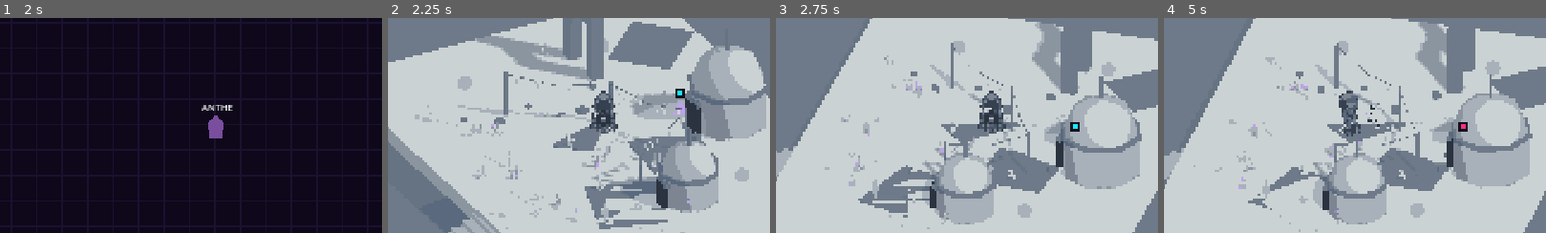
Above: before the commit, frames 1-4 (left to right).
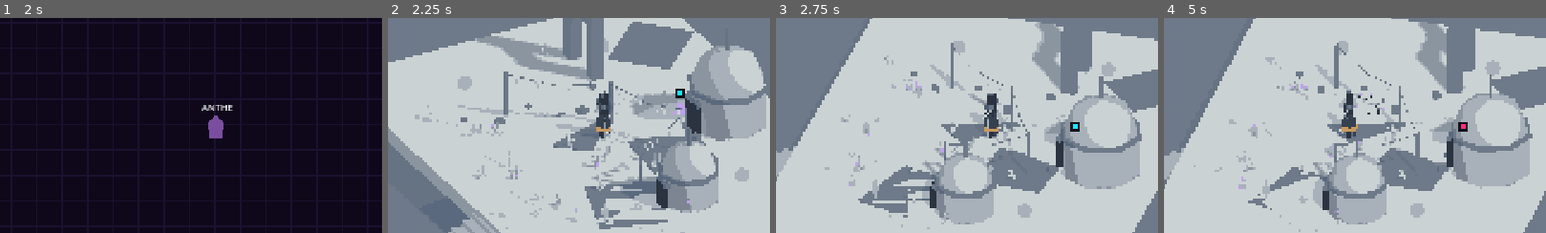
Above: after the commit, the same moments.

Repository: gambarini/summoned
Game: Godot game, scene res://scenes/base.tscn
Two runs of this game, one before a commit and one after it. Both use one fixed random seed, a clock stepped at 60 frames per second and the inputs below.
Inputs (mouse positions are % of the whole screen's width and height, from its top left):
- Up to frame 1 (2 s): tap Enter at 0.5 s; move the mouse to (72, 45) at 0.52 s; press the mouse at (72, 45) at 0.53 s; hold D (move_right) 0.53-1.28 s; tap Space at 1.25 s; move the mouse to (30, 55) at 1.27 s; release the mouse at (30, 55) at 1.28 s; hold S (move_down) from 1.28 s (still down); tap F (extract) at 1.35 s
- Up to frame 2 (2.25 s): tap Enter at 2 s; move the mouse to (60, 28) at 2.02 s; release S (move_down) at 2.03 s; hold D (move_right) from 2.03 s (still down); hold E (interact) from 2.03 s (still down)
- Up to frame 3 (2.75 s): keep holding D (move_right); keep holding E (interact)
- Up to frame 4 (5 s): move the mouse to (45, 70) at 2.77 s; release D (move_right) at 2.78 s; release E (interact) at 2.78 s; hold W (move_up) 2.78-3.53 s; tap R (resonance) at 2.85 s; tap Space at 3.5 s; move the mouse to (80, 65) at 3.52 s; hold A (move_left) from 3.53 s (still down); tap Tab at 3.6 s; tap Enter at 4.25 s; move the mouse to (20, 35) at 4.27 s; tap Q at 4.35 s
The pictures show only the part of the screen within x 22-72%, y 22-72%; the shares and areas given below are measured in that part.

Frame 1 is identical in both runs. In frame 2, 0.9% of the frame differs, in the area x 44-61%, y 33-58%; in frame 3, 0.9%; in frame 4, 1.1%, in the area x 42-58%, y 33-56%.

Commit message:
Warrior mesh M1-M2: low-poly cel-shaded mesh replaces the billboard
Implements the redesign locked in WARRIOR_3D_REDESIGN_STUDY.md. The
player warrior is now a procedural low-poly mesh (WarriorMesh), cel-shaded
and palette-snapped like the world, rotating correctly under the orbiting
camera — no more camera-facing billboard.

M1: WarriorMesh (class_name) builds the armored-knight body from primitives
given the rig for materials — helm/cowl + glowing eyes, pauldrons,
breastplate with a dark Hollow socket, tattered cape, surcoat + burning
hem, neutral-steel sword (kept off the c0a0f0/c4547a signal hues). Verified
it reads from all four world facings (scenes/warrior_mesh_test).

M2: warrior_sync.gd swaps the Sprite3D billboard for WarriorMesh. Facing is
now the world-absolute movement heading (atan2), and the camera-relative
_facing driving the Hollow visibility gate is re-derived every frame — so
orbiting the camera while idle correctly hides the front-of-chest wound
(advisor catch). Retired the 8-dir texture swap + hem shader overlay (the
mesh has a geometry hem); kept the dynamic Hollow/notation/ground-pulse
nodes, re-anchored to the mesh chest socket. The 2D body stays the
Option-B source of truth. Verified in the live main.tscn: facing
toward/away correct, idle-orbit gate correct (scenes/warrior_integ_test).

Known follow-up (M4): the ember reads pink (snaps to the dissonant signal
hue) until a warm palette slot is reserved.

Co-Authored-By: Claude Opus 4.8 <noreply@anthropic.com>

Diff:
--- /dev/null
+++ b/scenes/warrior_integ_test.tscn
@@ -0,0 +1,6 @@
+[gd_scene load_steps=2 format=3 uid="uid://c8wintegtest3dstudy"]
+
+[ext_resource type="Script" path="res://scripts/warrior_integ_test.gd" id="1_winteg"]
+
+[node name="WarriorIntegTest" type="Node"]
+script = ExtResource("1_winteg")
--- /dev/null
+++ b/scenes/warrior_mesh_test.tscn
@@ -0,0 +1,6 @@
+[gd_scene load_steps=2 format=3 uid="uid://c8wmeshtest3dstudy"]
+
+[ext_resource type="Script" path="res://scripts/warrior_mesh_test.gd" id="1_wmesh"]
+
+[node name="WarriorMeshTest" type="Node"]
+script = ExtResource("1_wmesh")
--- /dev/null
+++ b/scripts/warrior_integ_test.gd
@@ -0,0 +1,66 @@
+extends Node
+
+## THROWAWAY M2 verification: instances the REAL main.tscn and drives the warrior to
+## check the mesh integration — facing follows world movement (no moonwalk) and the
+## camera-relative Hollow gate updates while idle under camera orbit (advisor #1/#4).
+## Windowed (headless can't render 3D). Captures root window to docs/gen/.
+
+func _ready() -> void:
+	var ring := 1
+	for a in OS.get_cmdline_user_args():
+		if a.begins_with("--ring="):
+			ring = int(a.split("=")[1])
+	GameState.current_ring = ring
+
+	var main: Node = load("res://scenes/main.tscn").instantiate()
+	add_child(main)
+
+	# Freeze enemies so a combat death can't change_scene_to_file and free us.
+	await get_tree().create_timer(0.2).timeout
+	for e in get_tree().get_nodes_in_group("enemies"):
+		e.set_physics_process(false)
+		e.set_process(false)
+
+	var sync = main._warrior_sync
+	var rig = main._rig
+
+	for _n in range(150):  # cold shader compile headroom
+		await get_tree().process_frame
+
+	# 1) Drive TOWARD camera (screen-down): faces camera, Hollow visible.
+	sync.raw_input_override = Vector2(0.0, 1.0)
+	await _settle(40)
+	print("toward: facing=", sync.get_facing(), " hollow=", sync.hollow_shown())
+	_capture("res://docs/gen/warrior_integ_toward.png")
+
+	# 2) Drive AWAY from camera (screen-up): faces away (cape), Hollow hidden.
+	sync.raw_input_override = Vector2(0.0, -1.0)
+	await _settle(40)
+	print("away: facing=", sync.get_facing(), " hollow=", sync.hollow_shown())
+	_capture("res://docs/gen/warrior_integ_away.png")
+
+	# 3) Idle facing toward camera, then ORBIT 180: the gate must re-derive and hide
+	#    the wound even though the warrior never moved (advisor #1).
+	sync.raw_input_override = Vector2(0.0, 1.0)
+	await _settle(30)
+	sync.raw_input_override = Vector2.ZERO  # stop; hold facing
+	await _settle(10)
+	var before: bool = sync.hollow_shown()
+	rig.orbit(180.0)
+	await _settle(20)
+	print("idle-orbit gate: before=", before, " after=", sync.hollow_shown())
+	_capture("res://docs/gen/warrior_integ_orbit.png")
+
+	get_tree().quit()
+
+
+func _settle(frames: int) -> void:
+	for _n in range(frames):
+		await get_tree().process_frame
+	await RenderingServer.frame_post_draw
+
+
+func _capture(path: String) -> void:
+	var img := get_viewport().get_texture().get_image()
+	img.save_png(ProjectSettings.globalize_path(path))
+	print("captured ", path)
--- /dev/null
+++ b/scripts/warrior_mesh.gd
@@ -0,0 +1,128 @@
+extends Node3D
+class_name WarriorMesh
+
+## The Summoned Warrior as a low-poly, cel-shaded 3D mesh — the redesign locked in
+## `docs/WARRIOR_3D_REDESIGN_STUDY.md` (armored knight read as a burning song-being).
+## Procedurally built from primitives (the codebase convention; see ring*_world.gd),
+## cel-shaded via `IsoRig.solid_material()` + the palette snap, so it reads as the same
+## hand-pixelled style as the world and rotates correctly with the camera.
+##
+## Scope: this builds the **body** only — armour, tattered cape, surcoat + burning hem,
+## helm/cowl + glowing eyes, sword, and a dark chest socket for the Hollow. The dynamic
+## glowing accents (the stress-gated Hollow ember/pull, notation drift, ground pulses)
+## stay owned by `WarriorSync`, which floats them at the chest socket / warrior position.
+##
+## Front faces local +Z; feet at local y=0. The caller positions + rotates the root
+## (face the movement/aim direction in world — true 3D, not camera-facing).
+
+# Chest socket centre + hem level (local units) — exposed so WarriorSync can anchor the
+# dynamic Hollow and (later) per-ring hem tint to the same spots the body reserves.
+const CHEST_Y := 2.00
+const CHEST_Z := 0.22       # socket front face, local +Z
+const HEM_Y := 0.71
+const TOTAL_HEIGHT := 2.94   # helm crest top; ~matches the billboard's pixel_size scale
+
+# --- Palette (snaps to the active ring palette in the post pass) -------------
+const ARMOR_DARK := Color("241a33")   # deep indigo plate -> dark blue-grey
+const ARMOR_MID  := Color("4a4560")   # lit plate / pauldrons -> mid
+const SURCOAT    := Color("2e2440")   # cloak / surcoat
+const VOID_COL   := Color("0d0a1e")   # the chest socket -> darkest
+const EMBER_COL  := Color("c89a5e")   # warm hem (palette-present warm; reserved slot in M4)
+const EYE_COL    := Color("cbd2d3")   # pale glowing eyes
+# Blade: a MID steel grey, deliberately away from the light end — a pale blade snaps to
+# the harmonic signal hue c0a0f0 (blockout finding §8.4); the warrior must stay neutral.
+const BLADE_COL  := Color("6e7480")
+
+var _rig: IsoRig
+
+
+## Build the body under this node, using `rig` for cel materials. Idempotent-ish:
+## call once after adding to the tree (or before — geometry needs no _ready).
+func build(rig: IsoRig) -> void:
+	_rig = rig
+	var armor := rig.solid_material(ARMOR_DARK)
+	var lit := rig.solid_material(ARMOR_MID)
+	var coat := rig.solid_material(SURCOAT)
+	var blade := rig.solid_material(BLADE_COL)
+	var hem := _unshaded(EMBER_COL)
+
+	# Tattered cape behind the body — a primary read when walking away from camera,
+	# so it's a full cloak panel plus two ragged side tatters, all flared back.
+	_box(Vector3(0.56, 1.74, 0.05), Vector3(0.0, 1.04, -0.22), coat, 0.0, 8.0)    # main cloak
+	_box(Vector3(0.16, 1.34, 0.04), Vector3(-0.31, 0.95, -0.20), coat, 7.0, 9.0)  # left tatter
+	_box(Vector3(0.14, 1.50, 0.04), Vector3(0.31, 1.02, -0.21), coat, -6.0, 7.0)  # right tatter
+	# Legs
+	_box(Vector3(0.20, 0.95, 0.24), Vector3(-0.16, 0.47, 0.04), armor)
+	_box(Vector3(0.20, 0.95, 0.24), Vector3(0.16, 0.47, 0.04), armor)
+	# Surcoat skirt (faceted cone) + burning hem band at its base
+	_cyl(0.26, 0.50, 1.05, Vector3(0.0, 1.18, 0.0), coat)
+	_cyl(0.46, 0.54, 0.22, Vector3(0.0, HEM_Y, 0.0), hem)
+	# Torso / breastplate + chest plate + dark Hollow socket
+	_box(Vector3(0.60, 0.74, 0.40), Vector3(0.0, 1.98, 0.0), armor)
+	_box(Vector3(0.34, 0.48, 0.10), Vector3(0.0, 2.04, 0.20), lit)
+	_disc_z(0.30, Vector3(0.0, CHEST_Y, CHEST_Z), _unshaded(VOID_COL))  # the socket
+	# Pauldrons (angled, prominent)
+	_box(Vector3(0.34, 0.30, 0.42), Vector3(-0.44, 2.22, 0.0), lit, -18.0)
+	_box(Vector3(0.34, 0.30, 0.42), Vector3(0.44, 2.22, 0.0), lit, 18.0)
+	# Neck + helm/cowl with crest, brow, dark face recess + glowing eyes
+	_box(Vector3(0.18, 0.14, 0.18), Vector3(0.0, 2.42, 0.0), armor)
+	_box(Vector3(0.40, 0.46, 0.40), Vector3(0.0, 2.70, 0.0), armor)
+	_box(Vector3(0.10, 0.16, 0.30), Vector3(0.0, 2.96, -0.02), lit)   # crest fin
+	_box(Vector3(0.42, 0.07, 0.06), Vector3(0.0, 2.88, 0.18), lit)    # brow ridge
+	_box(Vector3(0.28, 0.30, 0.06), Vector3(0.0, 2.70, 0.20), _unshaded(VOID_COL))  # face recess
+	_box(Vector3(0.09, 0.10, 0.04), Vector3(-0.08, 2.72, 0.23), _unshaded(EYE_COL))
+	_box(Vector3(0.09, 0.10, 0.04), Vector3(0.08, 2.72, 0.23), _unshaded(EYE_COL))
+	# Sword: lowered, resting point-down at the right side
+	_box(Vector3(0.10, 1.30, 0.05), Vector3(0.40, 0.78, 0.12), blade)  # blade, tip near feet
+	_box(Vector3(0.32, 0.08, 0.10), Vector3(0.40, 1.50, 0.12), lit)    # crossguard
+	_box(Vector3(0.07, 0.13, 0.07), Vector3(0.40, 1.60, 0.12), armor)  # grip/pommel
+	_box(Vector3(0.16, 0.22, 0.18), Vector3(0.38, 1.44, 0.12), armor)  # gauntlet/hand
+
+
+# --- Primitive builders ------------------------------------------------------
+
+func _box(size: Vector3, pos: Vector3, mat: Material, roll := 0.0, pitch := 0.0) -> void:
+	var mi := MeshInstance3D.new()
+	var b := BoxMesh.new()
+	b.size = size
+	mi.mesh = b
+	mi.material_override = mat
+	mi.position = pos
+	mi.rotation_degrees = Vector3(pitch, 0.0, roll)
+	add_child(mi)
+
+
+func _cyl(top_r: float, bot_r: float, h: float, pos: Vector3, mat: Material) -> void:
+	var mi := MeshInstance3D.new()
+	var c := CylinderMesh.new()
+	c.top_radius = top_r
+	c.bottom_radius = bot_r
+	c.height = h
+	c.radial_segments = 8  # faceted, reads pixel-chunky
+	mi.mesh = c
+	mi.material_override = mat
+	mi.position = pos
+	add_child(mi)
+
+
+# A thin disc facing local +Z (the chest socket) — reads as a hole on the breastplate.
+func _disc_z(r: float, pos: Vector3, mat: Material) -> void:
+	var mi := MeshInstance3D.new()
+	var c := CylinderMesh.new()
+	c.top_radius = r
+	c.bottom_radius = r
+	c.height = 0.04
+	c.radial_segments = 12
+	mi.mesh = c
+	mi.material_override = mat
+	mi.position = pos
+	mi.rotation_degrees.x = 90.0
+	add_child(mi)
+
+
+# Unshaded bright material (eyes / hem) — pops past the cel banding, still snaps.
+func _unshaded(col: Color) -> StandardMaterial3D:
+	var m := StandardMaterial3D.new()
+	m.shading_mode = BaseMaterial3D.SHADING_MODE_UNSHADED
+	m.albedo_color = col
+	return m
--- /dev/null
+++ b/scripts/warrior_mesh_test.gd
@@ -0,0 +1,83 @@
+extends Node
+
+## THROWAWAY Milestone-1 harness (warrior mesh redesign). Renders the WarriorMesh
+## body through the real pipeline at FOUR world facings (front / sides / back relative
+## to the camera) on a ring, to validate it reads from every angle — the true-3D
+## rotation question the camera-facing blockout never tested. Plus a static preview
+## ember at the chest socket (the dynamic Hollow is WarriorSync's, added in M2).
+##
+## Usage (windowed; headless can't render 3D):
+##   /Applications/Godot.app/Contents/MacOS/Godot --path . res://scenes/warrior_mesh_test.tscn -- --ring=1
+## Captures docs/gen/warrior_mesh_ringN_face{0,90,180,270}.png (deg from facing camera).
+
+const FEET_Y := 0.5
+
+func _ready() -> void:
+	var ring := 1
+	for a in OS.get_cmdline_user_args():
+		if a.begins_with("--ring="):
+			ring = int(a.split("=")[1])
+	GameState.current_ring = ring
+
+	var rig: IsoRig = load("res://scenes/iso_rig.tscn").instantiate()
+	var world: Node3D = _make_ring_world(ring)
+	if world.has_method("palette"):
+		rig.palette = world.palette()
+	if world.has_method("apply_environment"):
+		world.apply_environment(rig)
+	add_child(rig)
+	world.build(rig)
+	rig.add_world_child(world)
+
+	var mesh := WarriorMesh.new()
+	mesh.position = Vector3(0.0, FEET_Y, 0.0)
+	rig.add_world_child(mesh)
+	mesh.build(rig)
+	_add_preview_ember(mesh)
+
+	var yaw := rig.get_yaw()
+	for _n in range(150):  # cold shader compile headroom
+		await get_tree().process_frame
+	for deg in [0, 90, 180, 270]:
+		mesh.rotation_degrees.y = yaw + deg
+		for _n in range(8):
+			await get_tree().process_frame
+		await RenderingServer.frame_post_draw
+		_capture("res://docs/gen/warrior_mesh_ring%d_face%d.png" % [ring, deg])
+
+	get_tree().quit()
+
+
+func _make_ring_world(ring: int) -> Node3D:
+	match ring:
+		2: return Ring2World.new()
+		3: return Ring3World.new()
+		4: return Ring4World.new()
+		5: return Ring5World.new()
+		_: return Ring1World.new()
+
+
+# Static ember at the chest socket so the preview reads complete (WarriorSync drives
+# the real stress-gated Hollow in the game). Child of the mesh, so it rotates with it.
+func _add_preview_ember(mesh: WarriorMesh) -> void:
+	for pair in [[0.16, "c89a5e"], [0.07, "f0e8d8"]]:
+		var mi := MeshInstance3D.new()
+		var c := CylinderMesh.new()
+		c.top_radius = pair[0]
+		c.bottom_radius = pair[0]
+		c.height = 0.04
+		c.radial_segments = 12
+		mi.mesh = c
+		var m := StandardMaterial3D.new()
+		m.shading_mode = BaseMaterial3D.SHADING_MODE_UNSHADED
+		m.albedo_color = Color(pair[1])
+		mi.material_override = m
+		mi.position = Vector3(0.0, WarriorMesh.CHEST_Y, WarriorMesh.CHEST_Z + 0.04)
+		mi.rotation_degrees.x = 90.0
+		mesh.add_child(mi)
+
+
+func _capture(path: String) -> void:
+	var img := get_viewport().get_texture().get_image()
+	img.save_png(ProjectSettings.globalize_path(path))
+	print("captured ", path)
--- a/scripts/warrior_sync.gd
+++ b/scripts/warrior_sync.gd
@@ -17,25 +17,23 @@
 
 # --- sim<->world transform ----------------------------------------------
 # The transform itself lives in `SimSpace` (shared with the enemy/arc sync and
-# the mouse aim). Only the warrior-specific hover height stays here.
-const HOVER_Y := 2.0                        # billboard height on the plateau top
+# the mouse aim). Only the warrior-specific heights stay here.
+const FEET_Y := 0.5                         # the mesh's feet sit on the plateau top
+# HOVER_Y is the warrior's visual *centre* — no longer a billboard position, but
+# still the anchor `aim_dir_from_screen` unprojects to find him on screen.
+const HOVER_Y := 2.0
 const MOVE_EPSILON := 8.0                   # px/s; below this, keep last facing
 # Vertical hover bob (ports the warrior's 2D HOVER_SPEED 0.8 / HOVER_PIXELS 1.5;
 # amplitude in world units, a touch over the literal px*pixel_size for iso punch).
 const BOB_SPEED := 0.8
 const BOB_AMPLITUDE := 0.1
 
-const DIR_NAMES := [
-	"north", "north-east", "east", "south-east",
-	"south", "south-west", "west", "north-west",
-]
-
 # --- Notation drift (warrior's "cloak dissolves into notation" identity) --
 # Port of the warrior's 2D GPUParticles2D to 3D: same ParticleProcessMaterial
 # shape, with px values rescaled to world units (÷PPU). World-space (local=false)
 # so the emitter leaves a debris trail as the warrior moves.
 const NOTATION_SHEET := preload("res://assets/sprites/notation_glyphs.png")
-const NOTATION_Y := 1.7            # chest height on the billboard
+const NOTATION_Y := FEET_Y + WarriorMesh.CHEST_Y   # chest socket, world height
 const _PX := 1.0 / SimSpace.PIXELS_PER_UNIT
 
 # --- The Hollow (chest wound) --------------------------------------------
@@ -46,7 +44,7 @@
 # warrior's sim facing: the wound is painted on the sprite, so it must follow the
 # sheet that's actually shown — which also makes it appear/vanish correctly as the
 # camera orbits. Param arrays re-authored from warrior.gd's `_HOLLOW_*`.
-const HOLLOW_Y := 1.7              # chest height (matches NOTATION_Y / 2D y=4)
+const HOLLOW_Y := FEET_Y + WarriorMesh.CHEST_Y   # chest socket, world height
 const HOLLOW_DISC_PX := 32         # gradient disc resolution, like the 2D sprite
 const HOLLOW_VOID_SCALE := 0.72    # dark recess — kept wider than the ember
 const HOLLOW_GLOW_SCALE := 0.34    # burning core — tight point sunk in the void
@@ -62,26 +60,20 @@
 	"north-east": 0.0, "north": 0.0, "north-west": 0.0,
 }
 
-# --- Hem / shimmer overlay (warrior_hover.gdshader, 3D port) --------------
-# An additive billboard quad layered over the base sprite: amber cloak hem +
-# lavender top shimmer, scaled by movement. Samples the same 8-dir sheet so UVs
-# line up. The base Sprite3D is untouched.
-const HEM_SHADER := preload("res://assets/shaders/warrior_hover_3d.gdshader")
-const BILLBOARD_PIXEL_SIZE := 0.045
-const SHEET_PX := 64
-const HEM_MOVE_RATE := 6.0   # how fast move_intensity eases toward idle/move
-
 # Fixed raw input for programmatic/headless drive (capture harness). The
 # `Vector2.INF` sentinel means "read live Input" (the normal play path).
 var raw_input_override := Vector2.INF
 
 var _rig: IsoRig
 var _warrior: CharacterBody2D
-var _billboard: Sprite3D
-var _dir_textures := {}
+var _mesh: WarriorMesh
+# Sim-space direction the mesh is facing (persisted; updated from velocity while
+# moving, held when idle). The mesh rotates to this world-absolute heading; the
+# camera-relative `_facing` (for the Hollow gate) is derived from it every frame.
+var _face_dir := Vector2(0.0, 1.0)
 var _facing := "south"
 var _bob_phase := 0.0
-var _bob_y := 0.0  # current hover offset; a future Hollow node rides this too
+var _bob_y := 0.0  # current hover offset; the Hollow node rides this too
 var _notation: GPUParticles3D
 var _hollow: Node3D
 var _hollow_void: MeshInstance3D
@@ -90,9 +82,6 @@
 var _hollow_ember_mat: StandardMaterial3D
 var _hollow_pull: GPUParticles3D
 var _hollow_pulse := 0.0
-var _hem: MeshInstance3D
-var _hem_mat: ShaderMaterial
-var _hem_move := 0.0
 
 
 ## Current 8-dir sheet name (for verification / debugging).
@@ -100,9 +89,9 @@
 	return _facing
 
 
-## The billboard's world position — output of the sim->world transform.
+## The mesh's world position (feet) — output of the sim->world transform.
 func get_billboard_position() -> Vector3:
-	return _billboard.position
+	return _mesh.position
 
 
 ## Whether the Hollow is currently shown (for verification). Tracks the displayed
@@ -134,19 +123,15 @@
 	_rig = rig
 	_warrior = warrior
 
-	for d in DIR_NAMES:
-		_dir_textures[d] = load("res://assets/sprites/warrior_8dir/%s.png" % d)
-
-	_billboard = Sprite3D.new()
-	_billboard.name = "WarriorBillboard"
-	_billboard.texture = _dir_textures[_facing]
-	_billboard.billboard = BaseMaterial3D.BILLBOARD_ENABLED
-	_billboard.texture_filter = BaseMaterial3D.TEXTURE_FILTER_NEAREST
-	_billboard.shaded = false
-	_billboard.pixel_size = BILLBOARD_PIXEL_SIZE
-	rig.add_world_child(_billboard)
-
-	# The billboard is the warrior now: suppress all 2D presentation in one line
+	# The warrior is now a low-poly cel-shaded mesh (redesign — see
+	# docs/WARRIOR_3D_REDESIGN_STUDY.md), not a billboard. It faces its world-space
+	# movement direction (true 3D) and rotates correctly under the orbiting camera.
+	_mesh = WarriorMesh.new()
+	_mesh.name = "WarriorMesh"
+	rig.add_world_child(_mesh)
+	_mesh.build(rig)
+
+	# The mesh is the warrior now: suppress all 2D presentation in one line
 	# (a hidden root Node2D isn't drawn even when children set visible=true), and
 	# stop the 2D camera fighting the display. Physics/combat are untouched.
 	_warrior.visible = false
@@ -167,8 +152,8 @@
 
 	_setup_notation()  # the drifting-score-debris identity, as 3D particles
 	_setup_hollow()    # the burning chest wound (gated on facing + stress)
-	_setup_hem()       # amber hem + lavender shimmer overlay (move-driven)
-	_sync_position()  # place the billboard before the first frame
+	_sync_position()  # place the mesh before the first frame
+	_sync_facing()    # orient + seed the camera-relative facing for the gate
 
 
 # --- Ability shockwave VFX (resonance / burst) ---------------------------
@@ -493,33 +478,6 @@
 	return tex
 
 
-# --- Hem / shimmer overlay (3D port) -------------------------------------
-
-func _setup_hem() -> void:
-	_hem = MeshInstance3D.new()
-	_hem.name = "WarriorHem"
-	var quad := QuadMesh.new()
-	quad.size = Vector2.ONE * (SHEET_PX * BILLBOARD_PIXEL_SIZE)
-	_hem_mat = ShaderMaterial.new()
-	_hem_mat.shader = HEM_SHADER
-	_hem_mat.set_shader_parameter("tex", _dir_textures[_facing])
-	_hem_mat.render_priority = 1  # over the base sprite (0), under the Hollow (2+)
-	quad.material = _hem_mat
-	_hem.mesh = quad
-	_rig.add_world_child(_hem)
-
-
-func _update_hem(delta: float) -> void:
-	if _hem == null:
-		return
-	_hem.position = SimSpace.to_world(_warrior.global_position, HOVER_Y + _bob_y)
-	# Ease move_intensity toward 1 while moving, 0 while idle (the 2D shader was
-	# tweened on MOVE enter/exit; here we read the body's velocity directly).
-	var target := 1.0 if _warrior.velocity.length() > MOVE_EPSILON else 0.0
-	_hem_move = move_toward(_hem_move, target, HEM_MOVE_RATE * delta)
-	_hem_mat.set_shader_parameter("move_intensity", _hem_move)
-
-
 # Camera-relative sim-space move direction from raw input (live or overridden).
 func _camera_dir() -> Vector2:
 	var raw := raw_input_override
@@ -543,20 +501,22 @@
 	if _notation:
 		_notation.position = SimSpace.to_world(_warrior.global_position, NOTATION_Y)
 	_update_hollow(delta)
-	_update_hem(delta)
 
 
 func _sync_position() -> void:
-	_billboard.position = SimSpace.to_world(_warrior.global_position, HOVER_Y + _bob_y)
-
-
+	_mesh.position = SimSpace.to_world(_warrior.global_position, FEET_Y + _bob_y)
+
+
+# The mesh faces its WORLD-absolute movement heading (true 3D). `_facing` — the
+# camera-relative 8-dir name driving the Hollow visibility gate — is re-derived
+# from that heading EVERY frame (not just on movement), so orbiting the camera
+# while idle correctly hides the front-of-chest wound when his back turns to us.
 func _sync_facing() -> void:
 	var v := _warrior.velocity
-	if v.length() < MOVE_EPSILON:
-		return  # keep last facing while idle
-	var dir_name := _rig.facing_name(Vector2(v.x, v.y))
-	if dir_name != "" and dir_name != _facing:
+	if v.length() >= MOVE_EPSILON:
+		_face_dir = Vector2(v.x, v.y).normalized()
+	# +Z is the mesh's front; rotate it onto (face_dir.x, face_dir.y) in world (x,z).
+	_mesh.rotation.y = atan2(_face_dir.x, _face_dir.y)
+	var dir_name := _rig.facing_name(_face_dir)
+	if dir_name != "":
 		_facing = dir_name
-		_billboard.texture = _dir_textures[_facing]
-		if _hem_mat:
-			_hem_mat.set_shader_parameter("tex", _dir_textures[_facing])
Binary file added: docs/gen/warrior_integ_away.png
Binary file added: docs/gen/warrior_integ_orbit.png
Binary file added: docs/gen/warrior_integ_toward.png
Binary file added: docs/gen/warrior_mesh_ring1_face0.png
Binary file added: docs/gen/warrior_mesh_ring1_face180.png
Binary file added: docs/gen/warrior_mesh_ring1_face270.png
Binary file added: docs/gen/warrior_mesh_ring1_face90.png
Not shown, added: scripts/warrior_blockout.gd.uid
Not shown, added: scripts/warrior_integ_test.gd.uid
Not shown, added: scripts/warrior_mesh.gd.uid
Not shown, added: scripts/warrior_mesh_test.gd.uid
